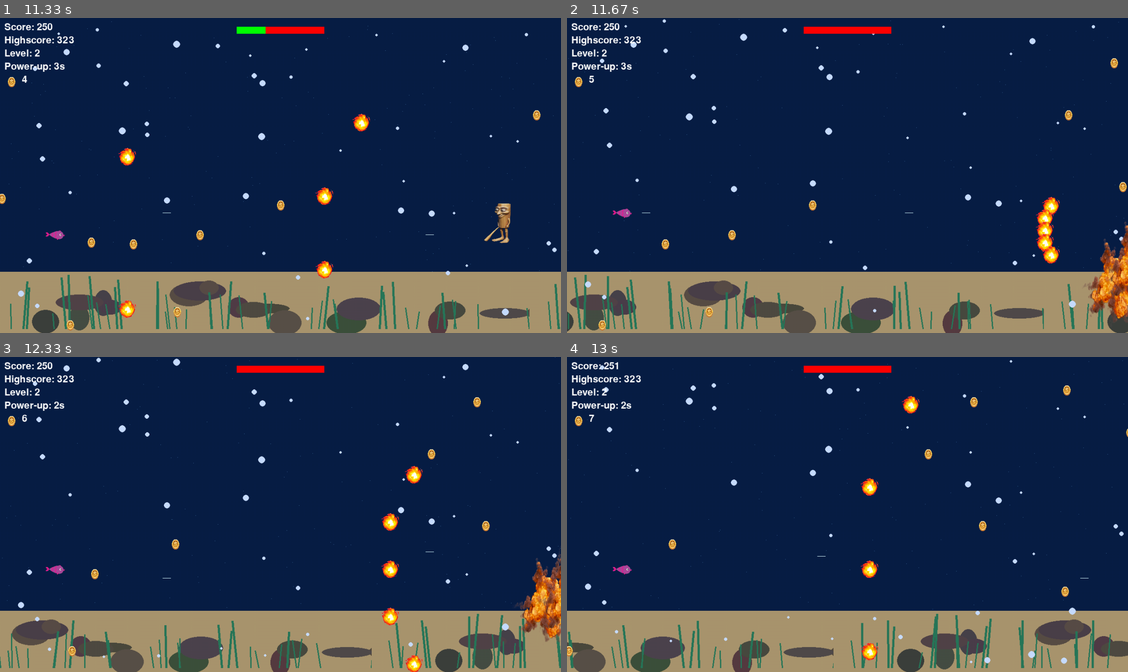
Above: before the commit, frames 1-4 (two rows, left to right).
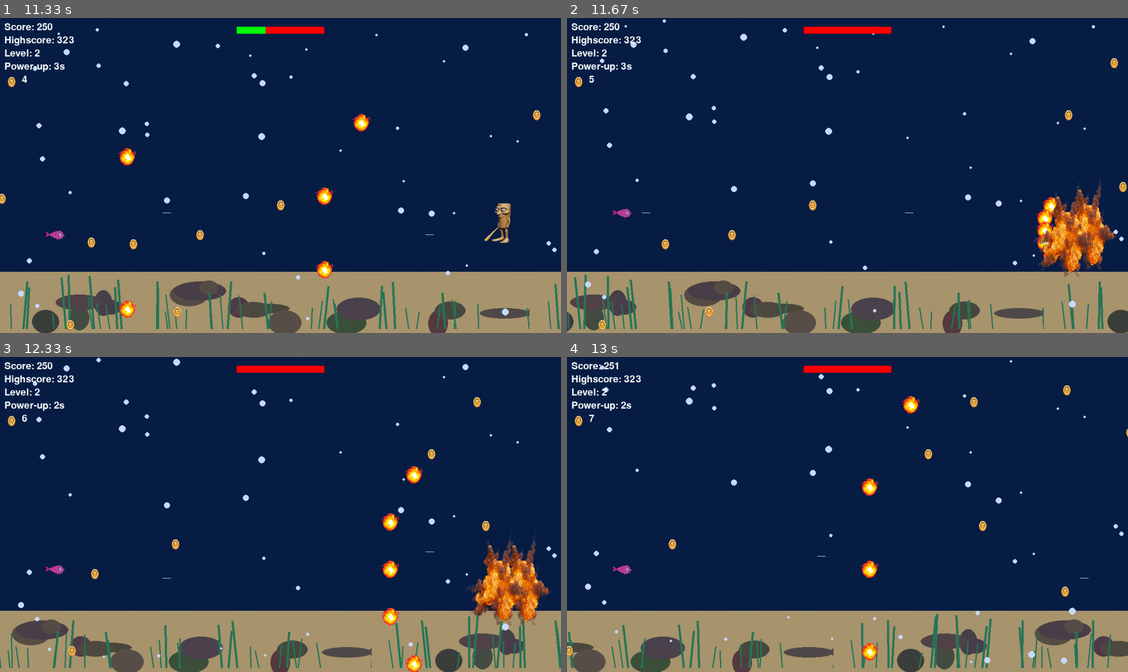
Above: after the commit, the same moments.

Repository: UCLL-introproject-2526/projectweek-46-alibi
Game: pygame game, started from main.py
The game is run twice, just before and just after one commit, with the same random seed, the same clock (stepped at 60 frames per second) and the same inputs.
Inputs (mouse positions are in pixels of both pictures, inside the frame that each line leads up to):
- Up to frame 1 (11.33 s): click "START GAME" at 0.38 s; hold Down 0.67-1.13 s; move the mouse to (269, 213) at 0.7 s; hold Up 1.17-1.53 s; hold Down 1.57-1.93 s; hold Up 1.97-2.27 s; hold Down 2.3-2.6 s; hold Up 2.63-3 s; hold Down 3.03-3.4 s; hold Up 3.43-3.73 s; hold Down 3.77-4.07 s; hold Up 4.1-4.47 s; hold Down 4.5-4.87 s; hold Up 4.9-5.2 s; hold Down 5.23-5.53 s; hold Up 5.57-5.93 s; hold Down 5.97-6.33 s; hold Up 6.37-6.67 s; hold Down 6.7-7 s; hold Up 7.03-7.4 s; hold Down 7.43-7.8 s; hold Up 7.83-8.13 s; hold Down 8.17-8.47 s; hold Up 8.5-8.87 s; hold Down 8.9-9.27 s; hold Up 9.3-9.6 s; hold Down 9.63-9.93 s; hold Up 9.97-10.33 s; hold Down 10.37-10.73 s; hold Up 10.77-11.07 s; hold Down from 11.1 s (still down)
- Up to frame 2 (11.67 s): release Down at 11.4 s; hold Up from 11.43 s (still down)
- Up to frame 3 (12.33 s): release Up at 11.8 s; hold Down 11.83-12.2 s; hold Up from 12.23 s (still down)
- Up to frame 4 (13 s): release Up at 12.53 s; hold Down 12.57-12.87 s; hold Up from 12.9 s (still down)

Frame 1 is identical in both runs. In frame 2, 3.4% of the frame differs, in the area x 83-100%, y 51-97%; in frame 3, 3.1%; in frame 4, nothing differs.

Commit message:
bosses fix

Diff:
--- a/sharks.py
+++ b/sharks.py
@@ -421,6 +421,8 @@
                 elif bullet["rect"].colliderect(player_rect):
                     if not game_over:
                         game_over = True
+                        # clear boss bullets when player dies from them
+                        boss_bullets.clear()
                         death_effect(screen, death_sound)
                         save_score(score)
                         scores.append(score)
@@ -501,6 +503,8 @@
                 if boss_rect.colliderect(player_rect):
                     if not game_over:
                         game_over = True
+                        # clear boss bullets when player collides with boss
+                        boss_bullets.clear()
                         death_effect(screen, death_sound)
                         save_score(score)
                         scores.append(score)
@@ -511,8 +515,16 @@
                 boss_explode_timer -= 1
 
                 if boss_explode_timer % 6 == 0:
-                    ex = random.randint(dying_boss_rect.left, dying_boss_rect.right - 40)
-                    ey = random.randint(dying_boss_rect.top, dying_boss_rect.bottom - 40)
+                    # spawn explosions centered on the boss area (not beside it)
+                    cx = dying_boss_rect.centerx
+                    cy = dying_boss_rect.centery
+                    ex_w, ex_h = explosion_image.get_size()
+                    max_off_x = max(0, dying_boss_rect.width // 2)
+                    max_off_y = max(0, dying_boss_rect.height // 2)
+                    off_x = random.randint(-max_off_x, max_off_x)
+                    off_y = random.randint(-max_off_y, max_off_y)
+                    ex = int(cx + off_x - ex_w // 2)
+                    ey = int(cy + off_y - ex_h // 2)
                     boss_explosions.append([ex, ey, 15])
 
 
